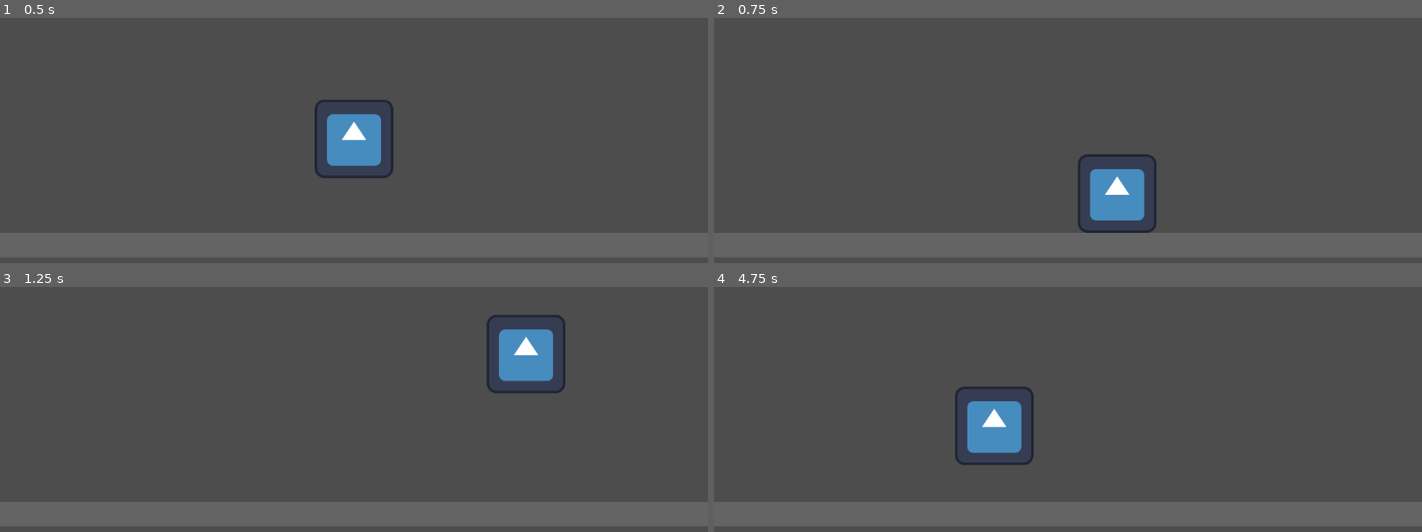
Above: before the commit, frames 1-4 (two rows, left to right).
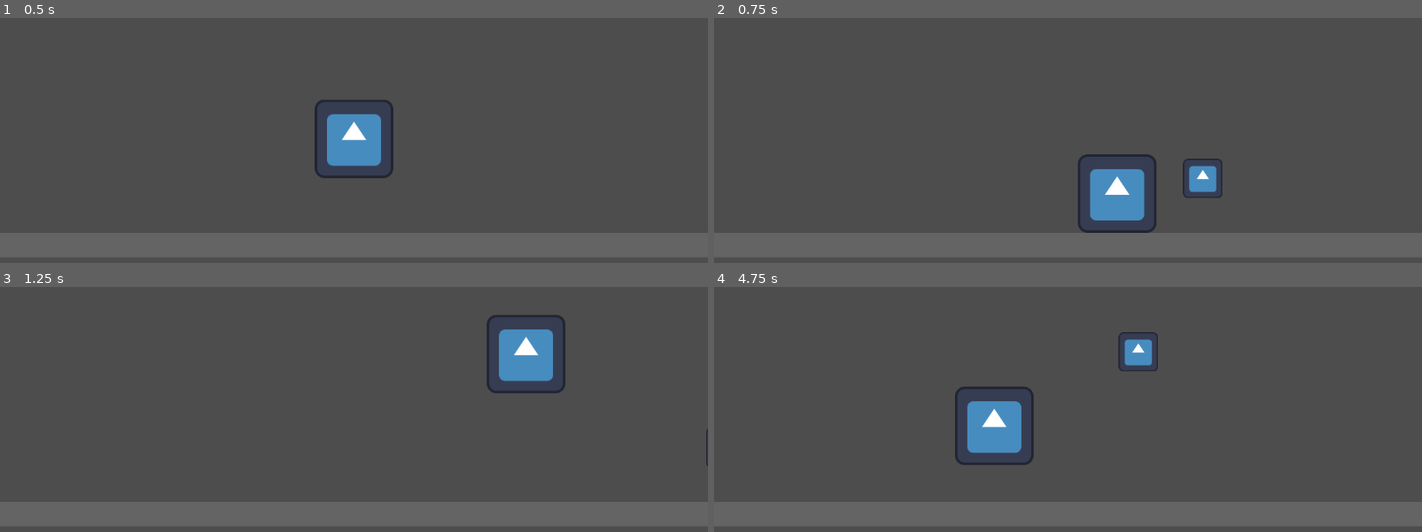
Above: after the commit, the same moments.

Repository: Jacma-pro/gam-jam
Game: Godot game, scene res://scenes/test_arena.tscn
The game is run twice, just before and just after one commit, with the same random seed, the same clock (stepped at 60 frames per second) and the same inputs. This scene is started directly instead of the project's main scene. The engine's default icon, where the game draws it, is replaced by a stand-in: a white triangle on a blue panel in a dark square.
Inputs:
- Up to frame 1 (0.5 s): no input
- Up to frame 2 (0.75 s): hold D (p1_right) from 0.53 s (still down); tap E (p1_shoot, bound only after the commit) at 0.6 s
- Up to frame 3 (1.25 s): keep holding D (p1_right); tap W (p1_up) at 0.77, 0.8, 1.07 s
- Up to frame 4 (4.75 s): tap W (p1_up) at 1.35, 1.52, 1.82, 2.3, 3.02, 3.32, 3.6, 3.77, 4.07, 4.52 s; tap E (p1_shoot, bound only after the commit) at 1.55, 2.1, 2.85, 4.35 s; release D (p1_right) at 2.03 s; hold A (p1_left) 2.03-4.28 s; hold D (p1_right) from 4.28 s (still down)

Frame 1 is identical in both runs. In frame 2, 0.5% of the frame differs, in the area x 66-72%, y 57-74%; in frame 3, less than 0.1%; in frame 4, 0.6%, in the area x 57-63%, y 18-35%.

Commit message:
add : fire ball V1

Diff:
--- a/project.godot
+++ b/project.godot
@@ -37,6 +37,11 @@
 "events": [Object(InputEventKey,"resource_local_to_scene":false,"resource_name":"","device":-1,"window_id":0,"alt_press …(192 unchanged characters)…
 ]
 }
+p1_shoot={
+"deadzone": 0.2,
+"events": [Object(InputEventKey,"resource_local_to_scene":false,"resource_name":"","device":-1,"window_id":0,"alt_pressed":false,"shift_pressed":false,"ctrl_pressed":false,"meta_pressed":false,"pressed":false,"keycode":0,"physical_keycode":69,"key_label":0,"unicode":101,"location":0,"echo":false,"script":null)
+]
+}
 
 [rendering]
 
--- /dev/null
+++ b/scenes/fire_player/fire_ball/FireBall.tscn
@@ -0,0 +1,13 @@
+[gd_scene load_steps=3 format=3 uid="uid://dbtid3sd3epux"]
+
+[ext_resource type="Script" uid="uid://crbny75e55ht" path="res://scenes/fire_player/fire_ball/fire_ball.gd" id="1_xw5oo"]
+[ext_resource type="Texture2D" uid="uid://blfqg621u87rd" path="res://icon.svg" id="2_x5xds"]
+
+[node name="FireBall" type="RigidBody2D"]
+mass = 0.001
+gravity_scale = 0.0
+script = ExtResource("1_xw5oo")
+
+[node name="Sprite2D" type="Sprite2D" parent="."]
+scale = Vector2(0.5, 0.5)
+texture = ExtResource("2_x5xds")
--- /dev/null
+++ b/scenes/fire_player/fire_ball/fire_ball.gd
@@ -0,0 +1,20 @@
+extends RigidBody2D
+
+@export var speed = 800
+@export var damage = 10
+
+
+
+# Called when the node enters the scene tree for the first time.
+func _ready() -> void:
+	linear_velocity = Vector2(speed, 0).rotated(rotation)
+
+
+# Called every frame. 'delta' is the elapsed time since the previous frame.
+func _process(delta: float) -> void:
+	pass
+
+
+func _on_body_entered(body):
+	print("Touche : ", body.name)
+	queue_free()
--- a/scenes/fire_player/fire_player.gd
+++ b/scenes/fire_player/fire_player.gd
@@ -1,13 +1,16 @@
 extends CharacterBody2D
+
+@export var fireball_scene = preload("res://scenes/fire_player/fire_ball/FireBall.tscn")
 
 @export_category("Mouvement")
 @export var speed = 400.0
 @export var jump_velocity = -600.0
 
 @export_category("Controles")
-@export var action_left = "p1_left"
-@export var action_right = "p1_right"
-@export var action_jump = "p1_up"
+@export var action_left: String = "p1_left"
+@export var action_right: String = "p1_right"
+@export var action_jump: String = "p1_up"
+@export var action_shoot: String = "p1_shoot"
 
 var gravity = ProjectSettings.get_setting("physics/2d/default_gravity")
 
@@ -16,6 +19,10 @@
 	# Add the gravity.
 	if not is_on_floor():
 		velocity.y += gravity * delta
+
+	# Handle shooting.
+	if Input.is_action_just_pressed(action_shoot):
+		shoot()
 
 	# Handle jump.
 	if Input.is_action_just_pressed(action_jump) and is_on_floor():
@@ -29,3 +36,10 @@
 		velocity.x = move_toward(velocity.x, 0, speed)
 
 	move_and_slide()
+
+
+func shoot():
+	var fireball = fireball_scene.instantiate()
+	fireball.position = position + Vector2(100, 0)
+
+	get_parent().add_child(fireball)
Not shown, added: scenes/fire_player/fire_ball/fire_ball.gd.uid
